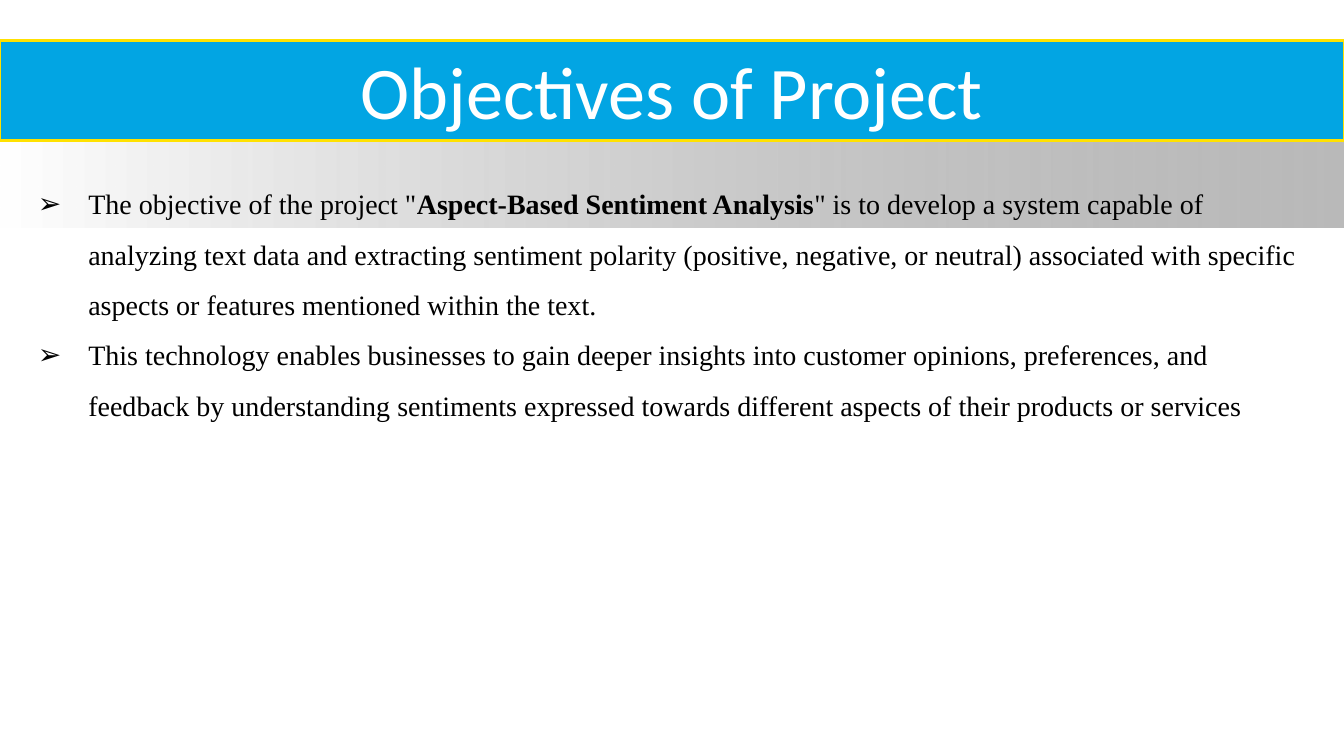
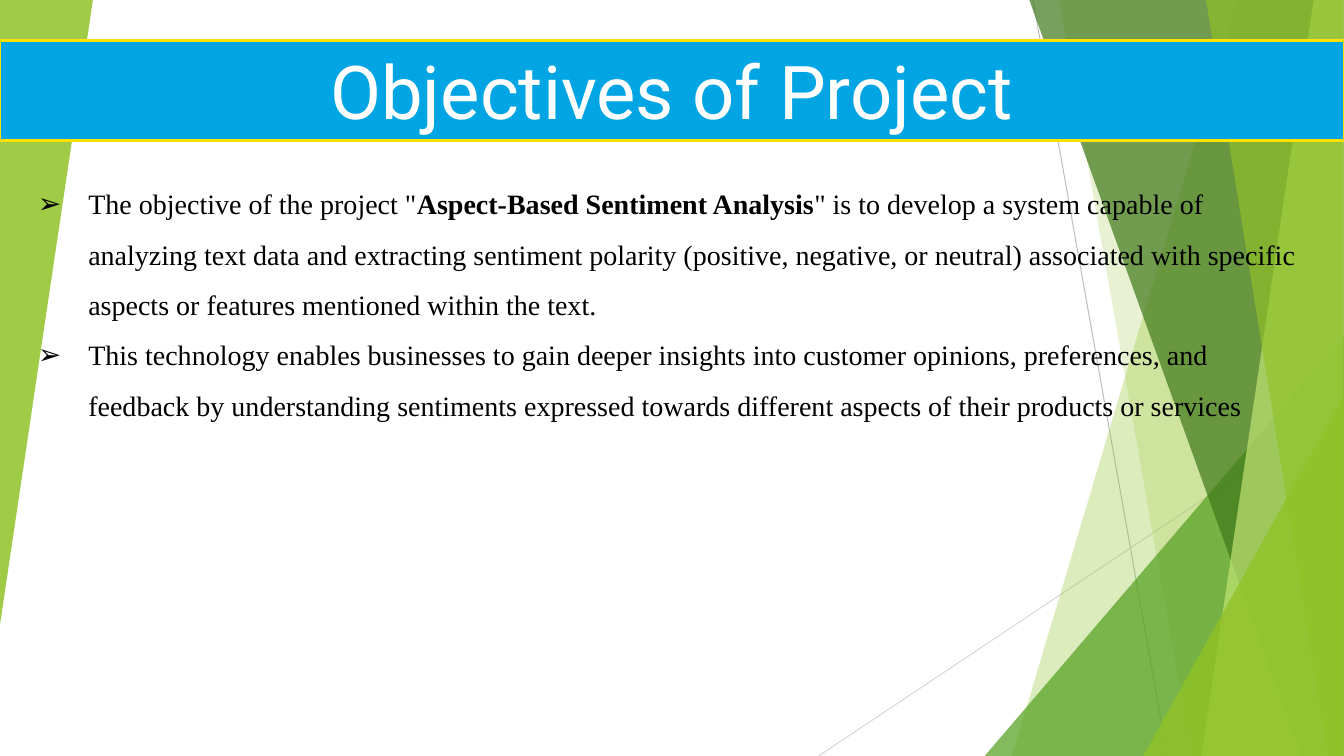
Before and after one commit to RoshanGhadge20/Sentimental_Analysis_MCA, a slide deck: slide 2 of Project_Documentation/Roshan_Ghadge_2322305507_sem4.pptx. Drawn at 1344x756 pixels with LibreOffice and Linux fonts; fonts in the diff are those of the drawing; background and template pictures are left out. Boxes give left, top, right and bottom in pixels: in the first picture for what was removed or moved away, otherwise in the second. Text is boxed around its words. In the diff, an @@ line names an element or a change of style, - is before the commit and + after.

```diff
--- a/Project_Documentation/Roshan_Ghadge_2322305507_sem4.pptx
+++ b/Project_Documentation/Roshan_Ghadge_2322305507_sem4.pptx
@@ group added at [0,0,1344,756]: 5 freeform shapes, 3 triangles, 2 lines @@
@@ rectangle "Objectives of Project" at [0,40,1344,140]: font Calibri to Roboto @@
@@ rectangle removed at [0,60,1344,227] @@
```
Also in this commit, not shown: 5 other slides changed, 1 other file.
